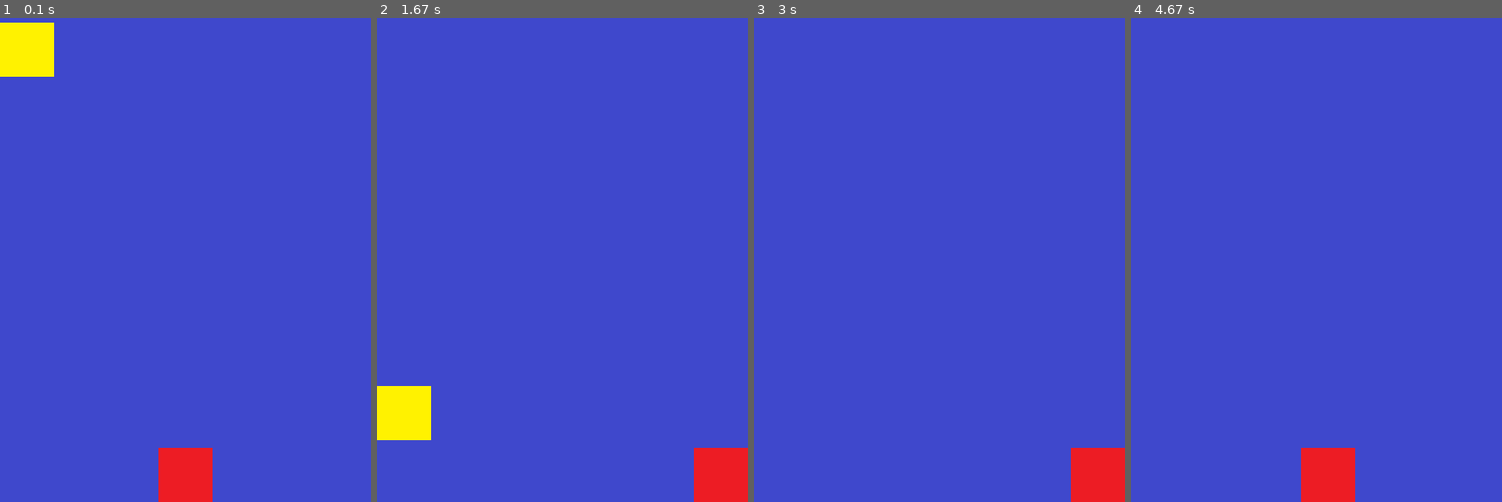
Above: before the commit, frames 1-4 (left to right).
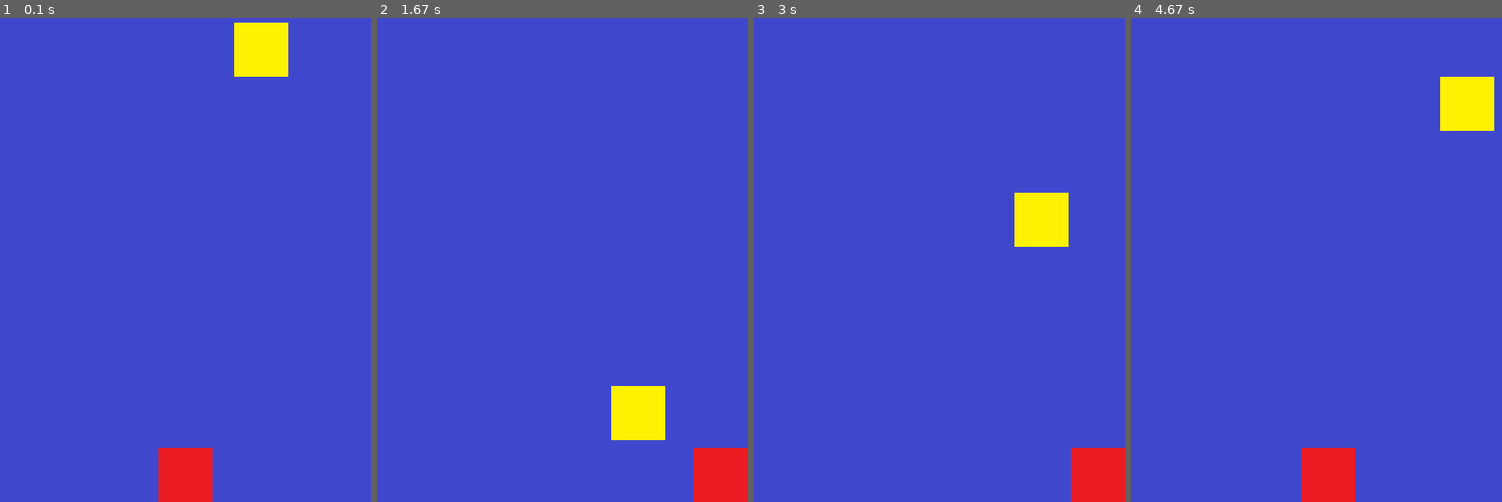
Above: after the commit, the same moments.

Repository: buggo333/practice
Game: pygame game, started from pygame_basic/quiz_re.py
The game is run twice, just before and just after one commit, with the same random seed, the same clock (stepped at 60 frames per second) and the same inputs.
Inputs:
- Up to frame 1 (0.1 s): no input
- Up to frame 2 (1.67 s): hold Right 0.33-0.8 s; hold Right 0.83-1.3 s
- Up to frame 3 (3 s): hold Right 2.33-2.97 s
- Up to frame 4 (4.67 s): hold Left 3-3.47 s; hold Left 3.5-3.97 s; hold Right 4-4.47 s; hold Left from 4.5 s (still down)

The runs differ from the first frame. In frame 1, 3.3% of the frame differs, in the area x 0-78%, y 0-13%; in frame 2, 3.3%; in frame 3, 1.6%; in frame 4, 1.6%.

Commit message:
quiz commit4

Diff:
--- a/pygame_basic/quiz_re.py
+++ b/pygame_basic/quiz_re.py
@@ -1,3 +1,4 @@
+import random
 import pygame
 ##########################################################################
 #기본 초기화 (반드시 해야 하는 것들)
@@ -36,7 +37,7 @@
 ddong_size = ddong.get_rect().size #이미지의 크기를 구해옴
 ddong_width = ddong_size[0] # 캐릭터의 가로크기
 ddongddong_height = ddong_size[1] # 캐릭터의 세로크기
-ddong_x_pos = 0  #화면 가로의 절반 크기에 해당하는 곳에 위치(가로)
+ddong_x_pos = random.randint(0, screen_width - ddong_width)  #화면 가로의 절반 크기에 해당하는 곳에 위치(가로)
 ddong_y_pos = 0 # 화면 세로 크기 가장 아래에 해당하는 곳에 위치(세로)
 ddong_speed = 10
 # 이벤트 루프
@@ -72,8 +73,22 @@
         character_x_pos = screen_width - character_width
 
     ddong_y_pos += ddong_speed
+
+    if ddong_y_pos > screen_height:
+        ddong_y_pos = 0
+        ddong_x_pos = random.randint(0, screen_width - ddong_width)
     #4. 충돌 처리
+    character_rect = character.get_rect()
+    character_rect.left = character_x_pos
+    character_rect.top = character_y_pos
 
+    ddong_rect = ddong.get_rect()
+    ddong_rect.left = ddong_x_pos
+    ddong_rect.top = ddong_y_pos
+
+    if character_rect.colliderect(ddong_rect):
+        print("충돌했어요")
+        running = False
 
     #5. 화면의 기르기
     screen.blit(backgruound, (0, 0))
